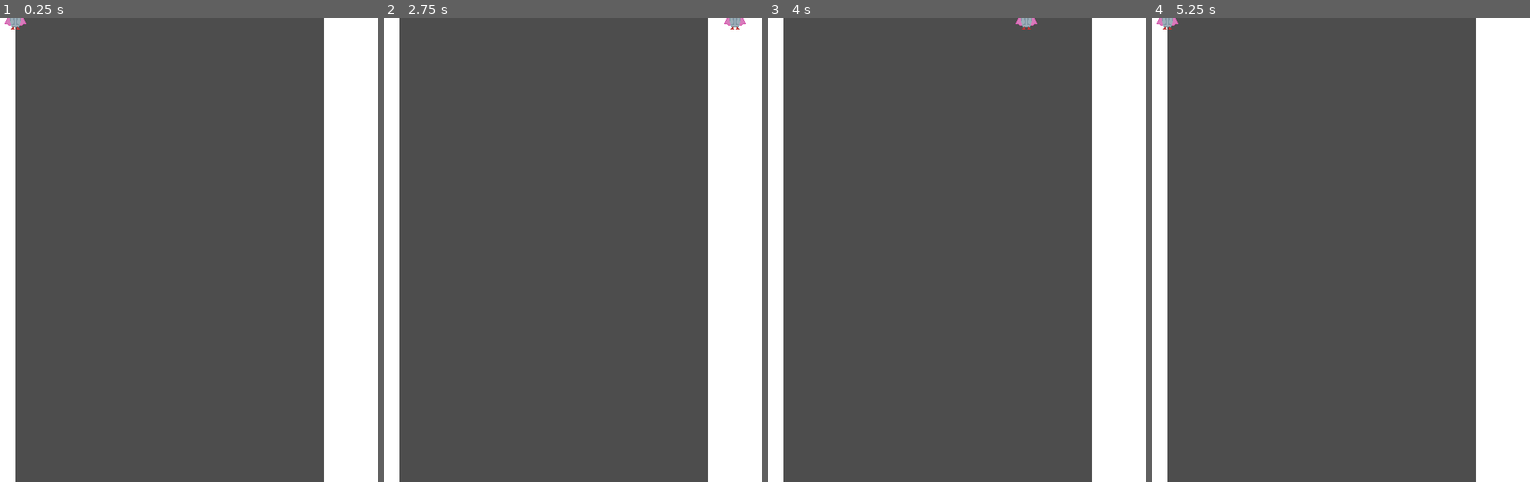
Above: before the commit, frames 1-4 (left to right).
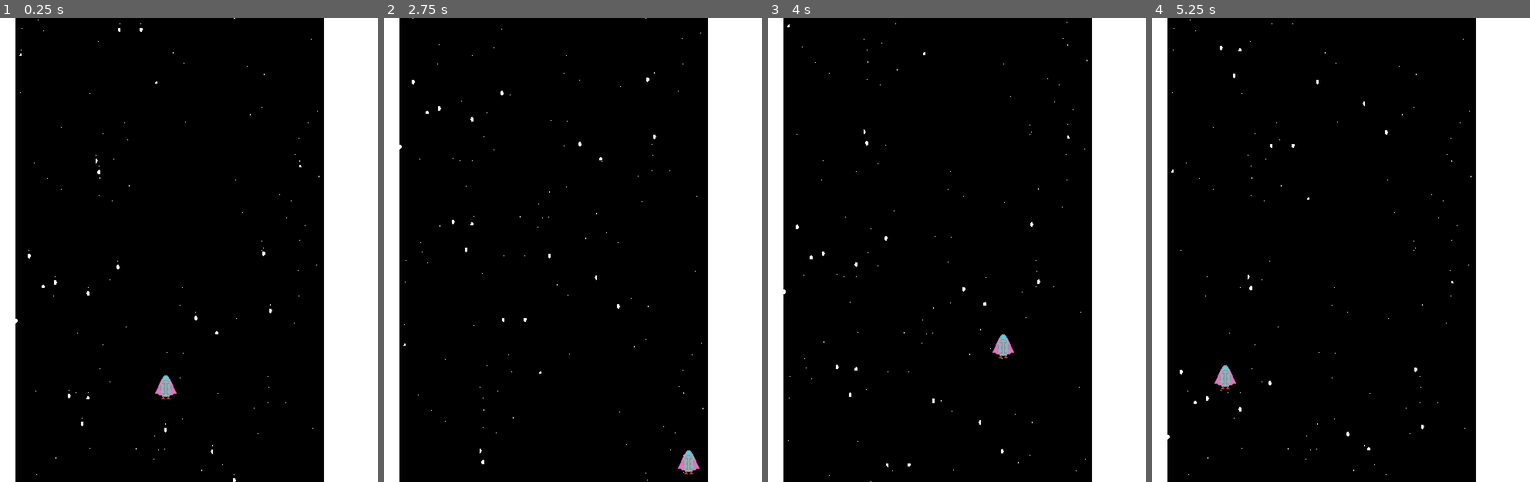
Above: after the commit, the same moments.

Repository: justaplummer/Break-The-Bank-Jam
Game: Godot game, scene res://Scenes/main.tscn
The game is run twice, just before and just after one commit, with the same random seed, the same clock (stepped at 60 frames per second) and the same inputs. The project has no main scene, so this scene is started directly.
Inputs:
- Up to frame 1 (0.25 s): no input
- Up to frame 2 (2.75 s): tap Enter at 0.5 s; hold Right (ui_right) 0.53-1.28 s; hold Down (ui_down) 1.28-2.03 s; hold Right (ui_right) from 2.03 s (still down)
- Up to frame 3 (4 s): release Right (ui_right) at 2.78 s; hold Up (ui_up) 2.78-3.53 s; hold Left (ui_left) from 3.53 s (still down)
- Up to frame 4 (5.25 s): release Left (ui_left) at 5.03 s; hold Down (ui_down) from 5.03 s (still down)

The runs differ from the first frame. In frame 1, 82% of the frame differs, in the area x 1-86%, y 0-100%; in frame 2, 82%, in the area x 4-96%, y 0-100%; in frame 3, 82%; in frame 4, 82%.

Commit message:
Player Movement
Player can move around the game area and has movement clamped just within the boundary

Diff:
--- a/Scenes/main.tscn
+++ b/Scenes/main.tscn
@@ -30,7 +30,6 @@
 [node name="Center_Game" type="Node2D" parent="." unique_id=1467066836]
 
 [node name="ColorRect3" type="ColorRect" parent="Center_Game" unique_id=197441833]
-visible = false
 material = SubResource("ShaderMaterial_bo1nx")
 offset_left = 200.0
 offset_right = 600.0
@@ -38,12 +37,14 @@
 color = Color(0, 0, 0, 1)
 
 [node name="ColorRect4" type="ColorRect" parent="Center_Game" unique_id=2077750802]
-visible = false
 material = SubResource("ShaderMaterial_jjgbg")
 offset_left = 200.0
 offset_right = 600.0
 offset_bottom = 600.0
 color = Color(0, 0, 0, 1)
+
+[node name="Player" parent="Center_Game" unique_id=506069841 instance=ExtResource("1_bo1nx")]
+position = Vector2(395, 478)
 
 [node name="Right_UI" type="Node2D" parent="." unique_id=1024599755]
 
@@ -51,6 +52,3 @@
 offset_left = 600.0
 offset_right = 800.0
 offset_bottom = 600.0
-
-[node name="Player" parent="." unique_id=506069841 instance=ExtResource("1_bo1nx")]
-position = Vector2(200, 0)
--- a/Scripts/player.gd
+++ b/Scripts/player.gd
@@ -1,17 +1,18 @@
 extends CharacterBody2D
 
+@export var speed = 200
+var x_min = 225
+var x_max = 575
+var y_min = 25
+var y_max = 575
 
-const SPEED = 300.0
-const JUMP_VELOCITY = -400.0
+func get_input():
+	var input_direction = Input.get_vector("ui_left", "ui_right", "ui_up", "ui_down")
+	velocity = input_direction * speed
 
-
-func _physics_process(delta: float) -> void:
-	# Get the input direction and handle the movement/deceleration.
-	# As good practice, you should replace UI actions with custom gameplay actions.
-	var direction := Input.get_axis("ui_left", "ui_right")
-	if direction:
-		velocity.x = direction * SPEED
-	else:
-		velocity.x = move_toward(velocity.x, 0, SPEED)
-
+func _physics_process(delta):
+	get_input()
 	move_and_slide()
+	#position += velocity * delta
+	position.x = clamp(position.x, x_min, x_max)
+	position.y = clamp(position.y, y_min, y_max)
